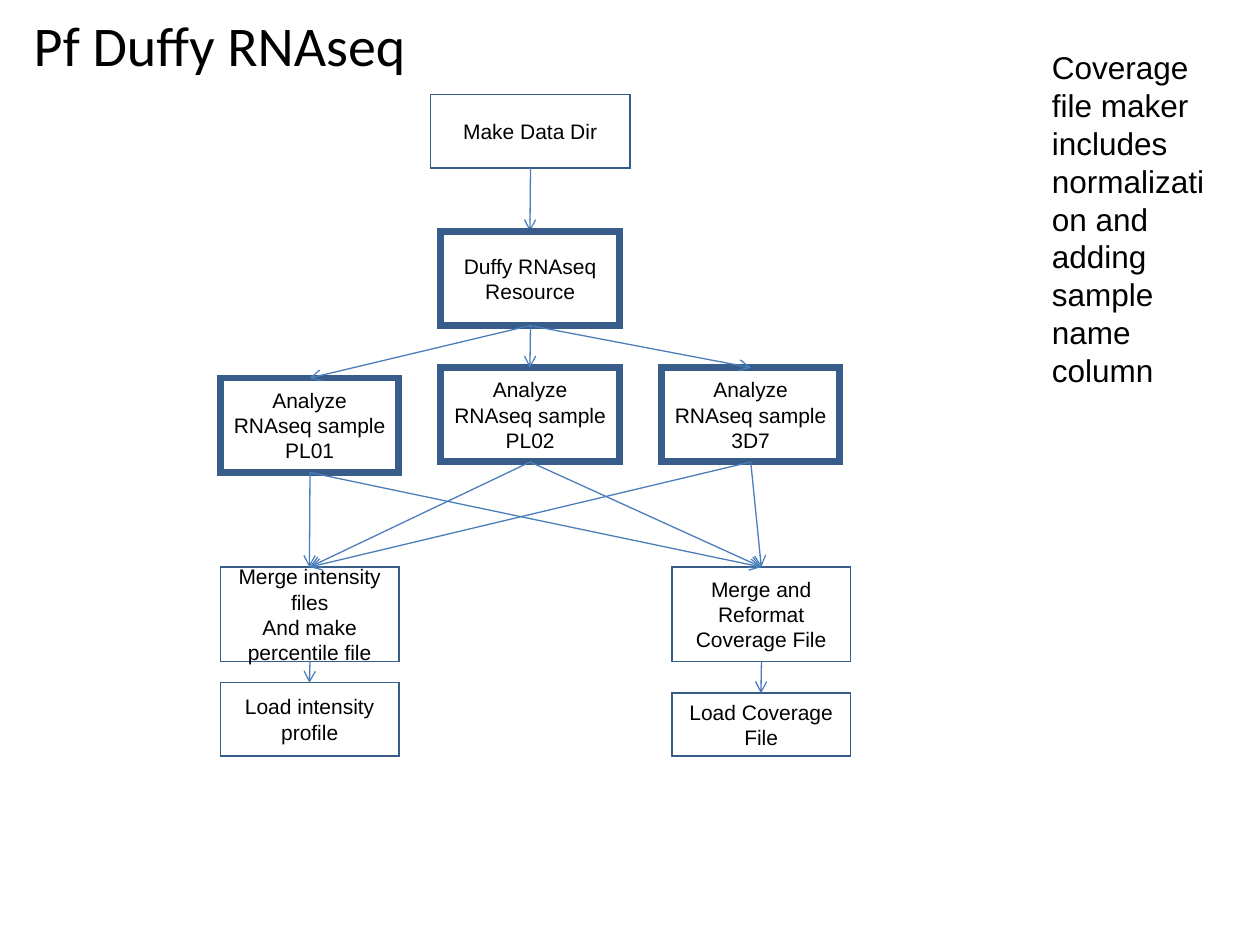
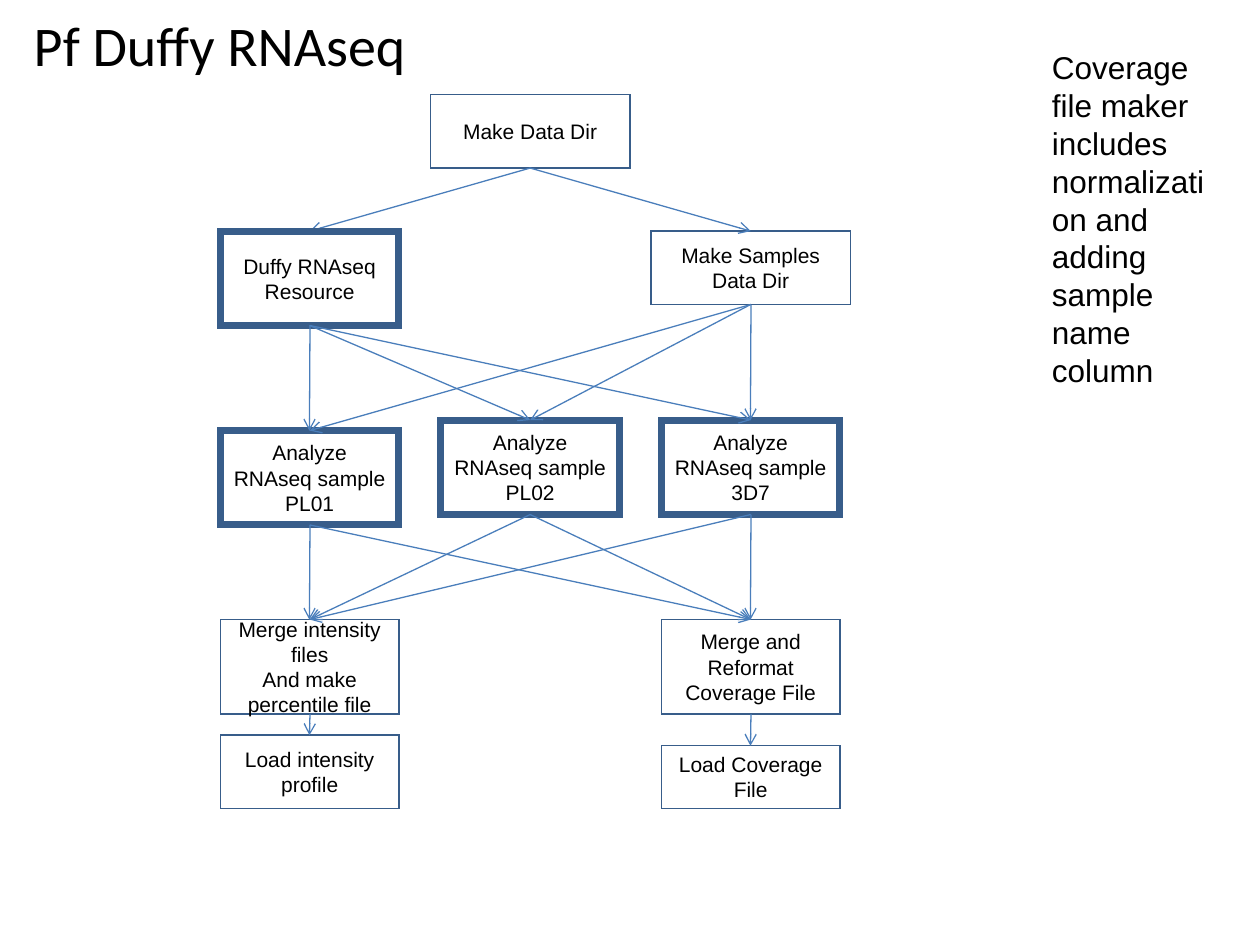
Before and after one commit to VEuPathDB/ApiCommonWorkflow, a slide deck: slide 20 of Main/doc/IntegratedWorkflow.ppt (slide 18 before the commit). Drawn at 1260x945 pixels with LibreOffice and Linux fonts; fonts in the diff are those of the drawing. Boxes give left, top, right and bottom in pixels: in the first picture for what was removed or moved away, otherwise in the second. Text is boxed around its words. In the diff, an @@ line names an element or a change of style, - is before the commit and + after.

```diff
--- a/Main/doc/IntegratedWorkflow.ppt
+++ b/Main/doc/IntegratedWorkflow.ppt
@@ arrow moved from (530, 169) - (530, 232) to (530, 168) - (310, 231) @@
@@ arrow added from (530, 168) to (751, 231), #4A7EBB 0.74 pt @@
@@ rectangle "Duffy RNAseq Resource": place and size @@
-rectangle "Duffy RNAseq Resource" at (441,231,620,325)
+rectangle "Duffy RNAseq Resource" at (220,231,399,325)
@@ rectangle added at (651,231,850,304), outline #385D8A 0.99 pt, 12 pt, text #000000 @@
+Make Samples Data Dir
@@ arrow moved from (530, 325) - (310, 378) to (310, 325) - (530, 420) @@
@@ arrow moved from (530, 325) - (530, 368) to (751, 305) - (310, 431) @@
@@ arrow added from (310, 325) to (310, 431), #4A7EBB 0.74 pt @@
@@ arrow added from (310, 325) to (751, 420), #4A7EBB 0.74 pt @@
@@ arrow moved from (530, 325) - (751, 368) to (751, 305) - (530, 420) @@
@@ arrow added from (751, 305) to (751, 421), #4A7EBB 0.74 pt @@
@@ 3 rectangles, 3 arrows: place and size @@
-3 rectangles, 3 arrows at (220,368,840,756)
+3 rectangles, 3 arrows at (220,420,840,808)
@@ 2 rectangles, 1 arrow: place and size @@
-2 rectangles, 1 arrow at (220,378,399,662)
+2 rectangles, 1 arrow at (220,431,399,714)
@@ arrow moved from (310, 472) - (761, 567) to (310, 525) - (751, 620) @@
@@ arrow moved from (530, 462) - (761, 567) to (530, 514) - (751, 620) @@
@@ arrow moved from (751, 462) - (761, 567) to (751, 514) - (751, 620) @@
@@ rectangle "Merge and Reformat Coverage File": place and size @@
-rectangle "Merge and Reformat Coverage File" at (672,567,850,662)
+rectangle "Merge and Reformat Coverage File" at (662,620,840,714)
@@ arrow moved from (761, 662) - (761, 693) to (751, 714) - (751, 746) @@
@@ rectangle "Load Coverage File": place and size @@
-rectangle "Load Coverage File" at (672,693,850,756)
+rectangle "Load Coverage File" at (662,746,840,809)
```
Also in this commit, not shown: 2 other slides changed, 4 other files.
